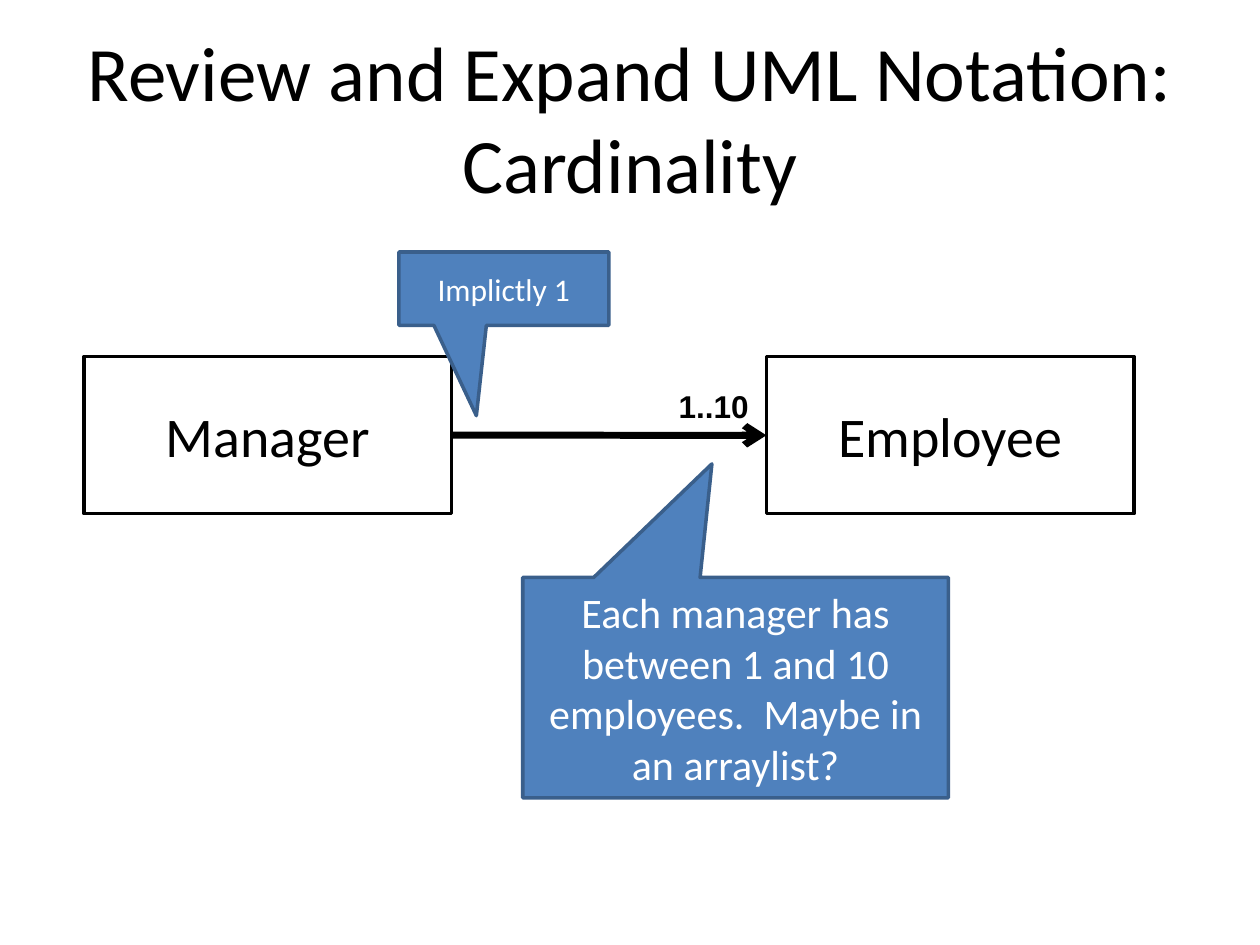
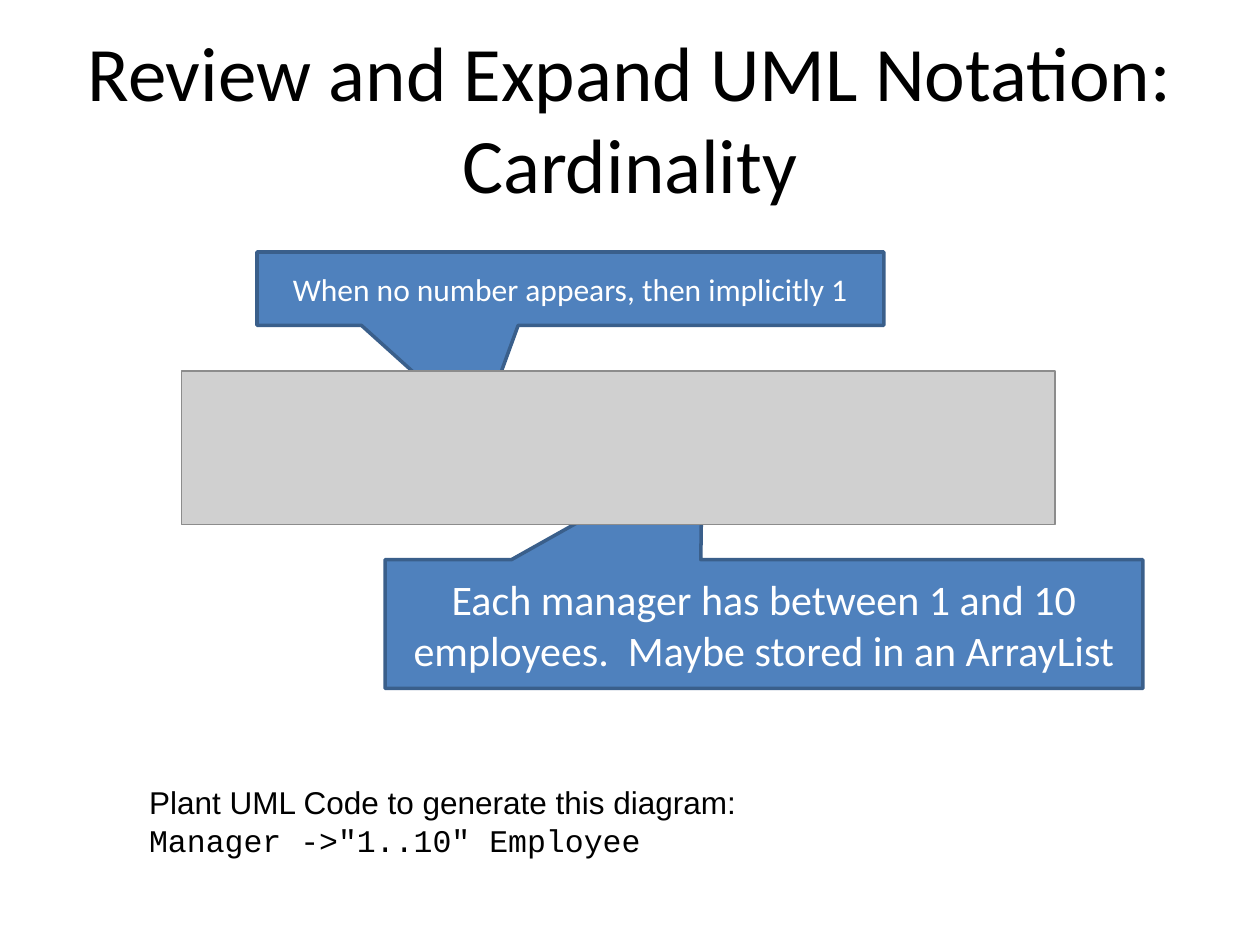
Before and after one commit to RHIT-CSSE/csse220, a slide deck: slide 4 of ClassMaterials/OOAndExceptions/Slides/OODFilesExceptions.pptx. Drawn at 1260x945 pixels with LibreOffice and Linux fonts; fonts in the diff are those of the drawing; grey boxes stand for pictures. Boxes give left, top, right and bottom in pixels: in the first picture for what was removed or moved away, otherwise in the second. Text is boxed around its words. In the diff, an @@ line names an element or a change of style, - is before the commit and + after.

```diff
--- a/ClassMaterials/OOAndExceptions/Slides/OODFilesExceptions.pptx
+++ b/ClassMaterials/OOAndExceptions/Slides/OODFilesExceptions.pptx
@@ speech box "When no number appears, then ..." at bbox=[257, 252, 883, 325]: proportions changed @@
@@ speech box "When no number appears, then ...": place and size @@
-speech box "When no number appears, then ..." at bbox=[399, 252, 610, 325]
+speech box "When no number appears, then ..." at bbox=[257, 252, 883, 325]
@@ text in speech box at bbox=[293, 279, 847, 306]: text changed @@
-Implictly 1
+When no number appears, then implicitly 1
@@ rectangle removed at bbox=[84, 357, 452, 514] @@
-Manager
@@ rectangle removed at bbox=[766, 357, 1134, 514] @@
-Employee
@@ picture added at bbox=[181, 370, 1055, 524] @@
@@ text removed at bbox=[679, 396, 749, 424] @@
-1..10
@@ freeform shape removed at bbox=[451, 435, 766, 435] @@
@@ speech box "Each manager has between 1 ...": place and size @@
-speech box "Each manager has between 1 ..." at bbox=[523, 577, 949, 798]
+speech box "Each manager has between 1 ..." at bbox=[386, 559, 1143, 688]
@@ speech box "Each manager has between 1 ..." at bbox=[386, 559, 1143, 688]: proportions changed @@
@@ text in speech box at bbox=[414, 586, 1114, 673]: text changed @@
-Each manager has between 1 and 10 employees. Maybe in an arraylist?
+Each manager has between 1 and 10 employees. Maybe stored in an ArrayList
@@ text added at bbox=[149, 791, 735, 859], 18 pt, text #000000 @@
+Plant UML Code to generate this diagram:
+Manager ->"1..10" Employee
```
Also in this commit, not shown: 10 other slides changed, 8 slides added, 3 slides removed.
